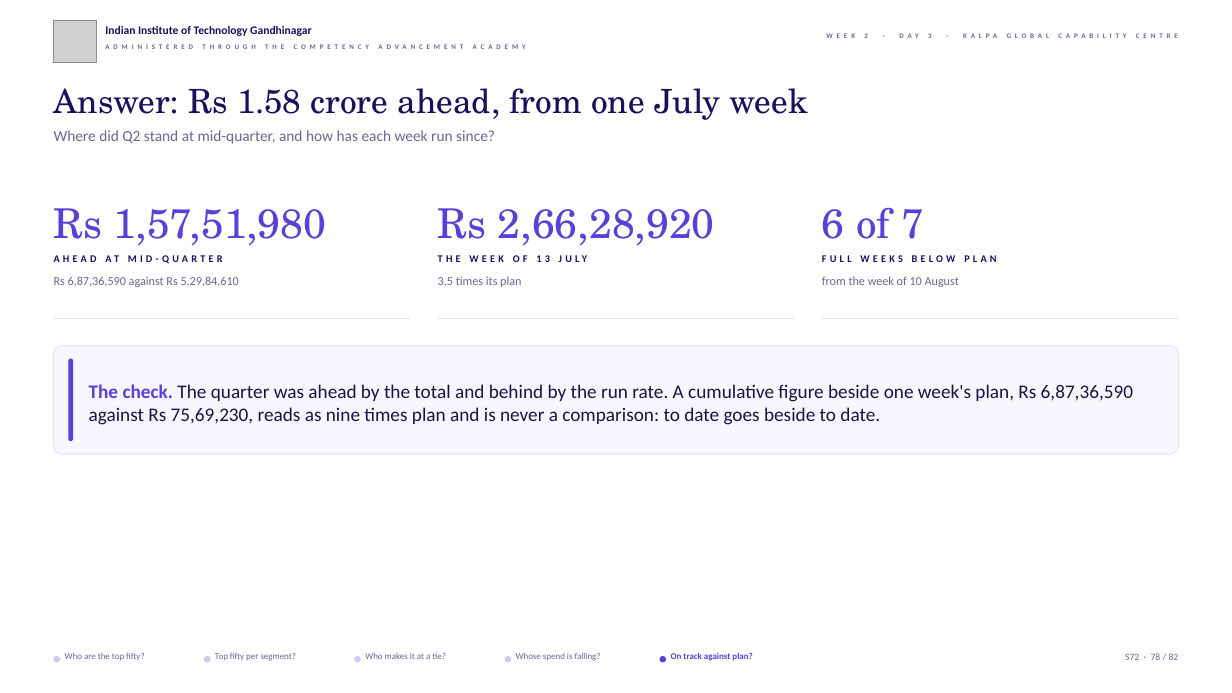
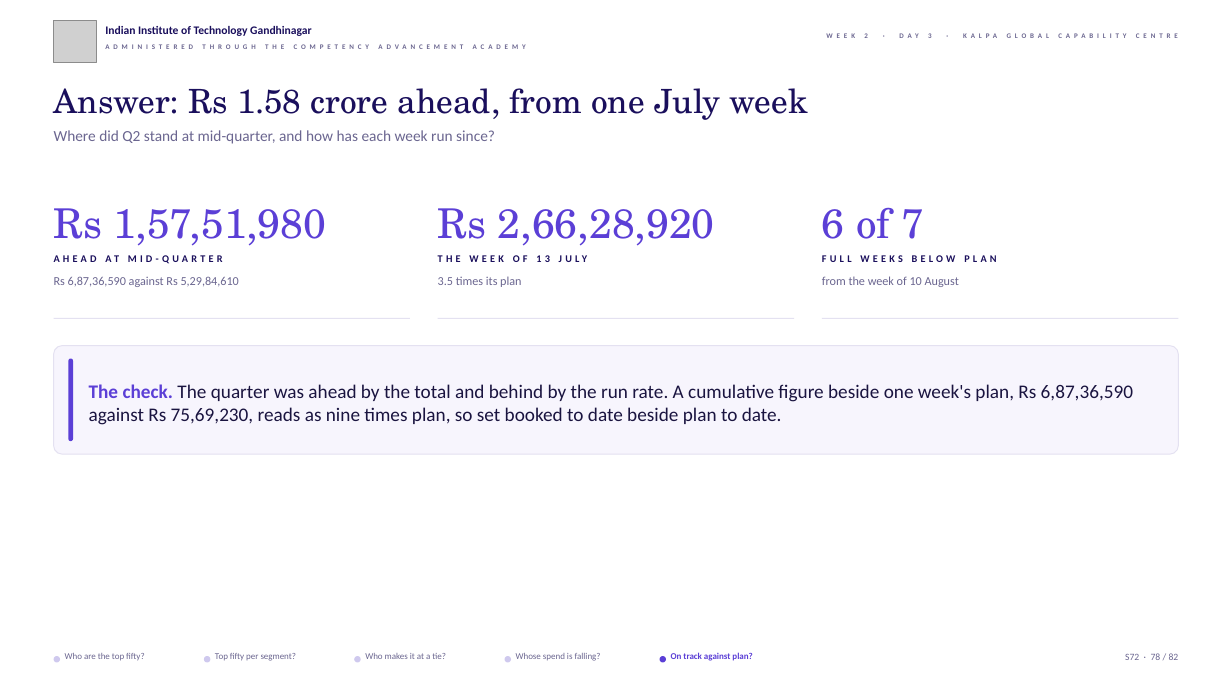
Before and after one commit to fde-academy-lab/c2-content-factory, a slide deck: slide 78 of content/W02/D3/slides/C2_W02_D03_half1_STUDENT.pptx. Drawn at 1232x693 pixels with LibreOffice and Linux fonts; fonts in the diff are those of the drawing; grey boxes stand for pictures; background and template pictures are left out. Boxes give left, top, right and bottom in pixels: in the first picture for what was removed or moved away, otherwise in the second. Text is boxed around its words. In the diff, an @@ line names an element or a change of style, - is before the commit and + after.

```diff
--- a/content/W02/D3/slides/C2_W02_D03_half1_STUDENT.pptx
+++ b/content/W02/D3/slides/C2_W02_D03_half1_STUDENT.pptx
@@ text at (x1=89, y1=384, x2=1133, y2=425): text changed @@
-The check. The quarter was ahead by the total and behind by the run rate. A cumulative figure beside one week's plan, Rs 6,87,36,590 against Rs 75,69,230, reads as nine times plan and is never a comparison: to date goes beside to date.
+The check. The quarter was ahead by the total and behind by the run rate. A cumulative figure beside one week's plan, Rs 6,87,36,590 against Rs 75,69,230, reads as nine times plan, so set booked to date beside plan to date.
```
Also in this commit, not shown: 26 other slides changed, 23 other files.
